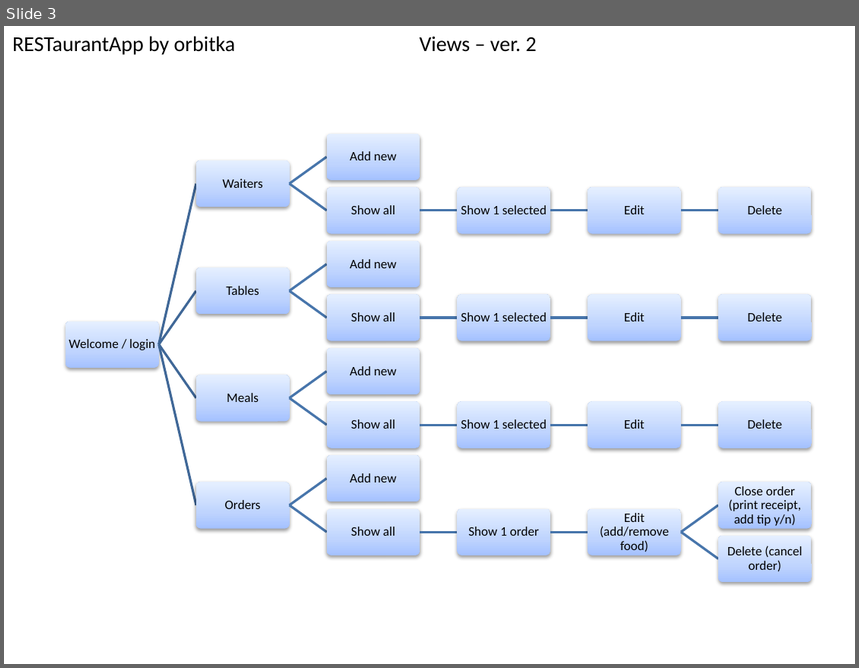
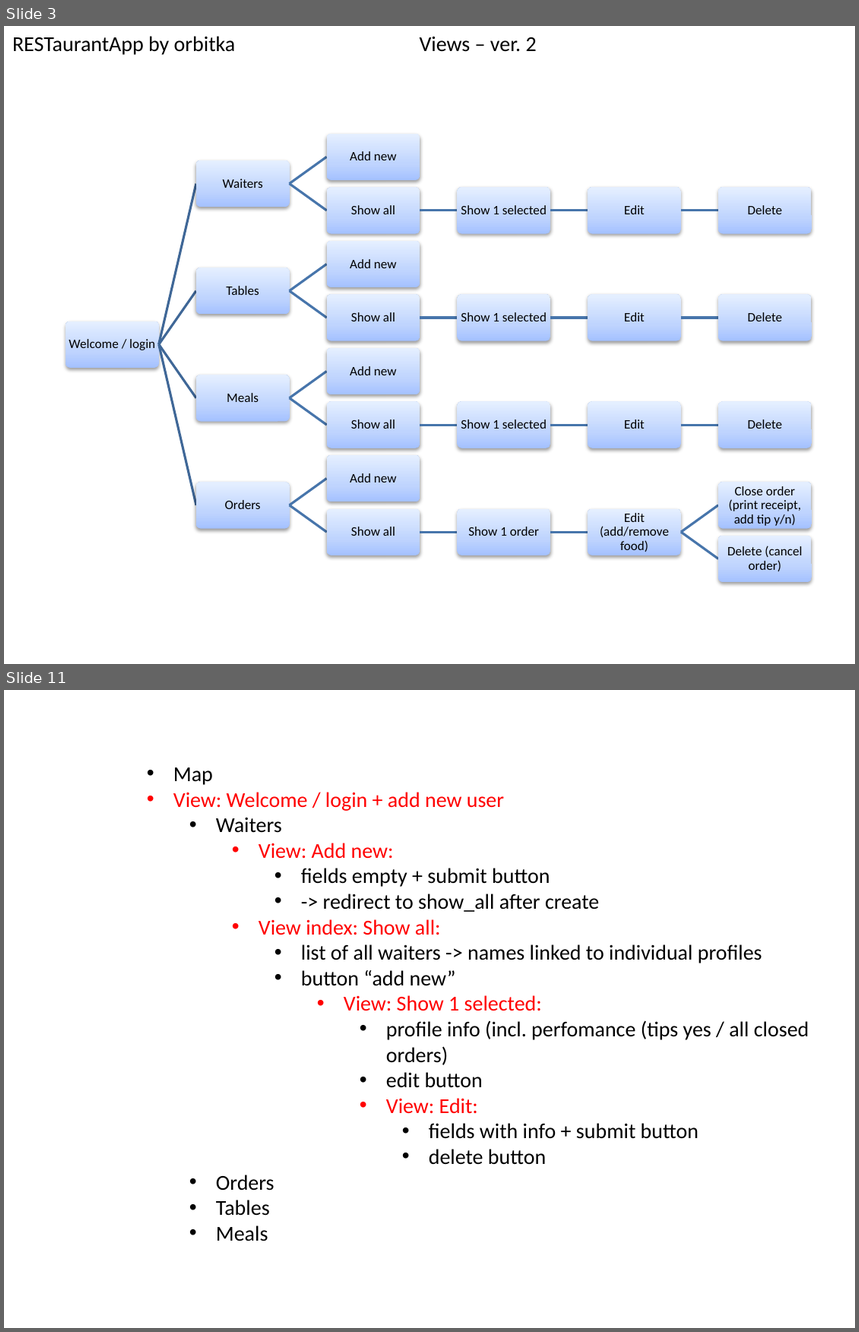
Before and after one commit to orbitka/RESTaurantApp, a slide deck: ERD+wireframes.pptx. Shown one above the other, each under a label of ours: slide 3 before the commit, slides 3 and 11 after it; the slides between them are not shown. The pictures are 859x668 and 859x1332 pixels, drawn with LibreOffice and Linux fonts; fonts in the diff are those of the drawing. Boxes give left, top, right and bottom in pixels: in the first picture for what was removed or moved away, otherwise in the second. Text is boxed around its words. In the diff, an @@ line names an element or a change of style, - is before the commit and + after.

Commit message:
changed login to the top, new wireframes

```diff
--- a/ERD+wireframes.pptx
+++ b/ERD+wireframes.pptx
@@ slide 11 added at (4,690,855,1328), background #FFFFFF @@
@@ text added at (173,768,810,1242), 18 pt, text #000000 @@
+• Map
+• View: Welcome / login + add new user
+  • Waiters
+    • View: Add new:
+      • fields empty + submit button
+      • -> redirect to show_all after create
+    • View index: Show all:
+      • list of all waiters -> names linked to individual profiles
+      • button “add new”
+        • View: Show 1 selected:
+          • profile info (incl. perfomance (tips yes / all closed orders)
+          • edit button
+          • View: Edit:
+            • fields with info + submit button
+            • delete button
+  • Orders
+  • Tables
+  • Meals
```
Also in this commit, not shown: 7 other slides added, 8 other files.
